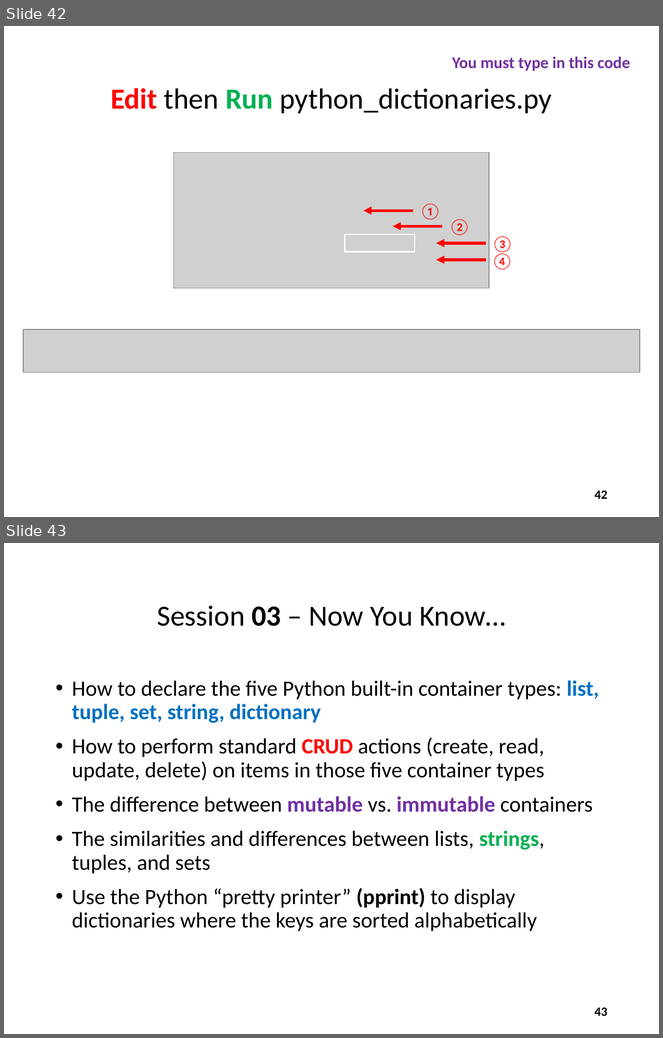
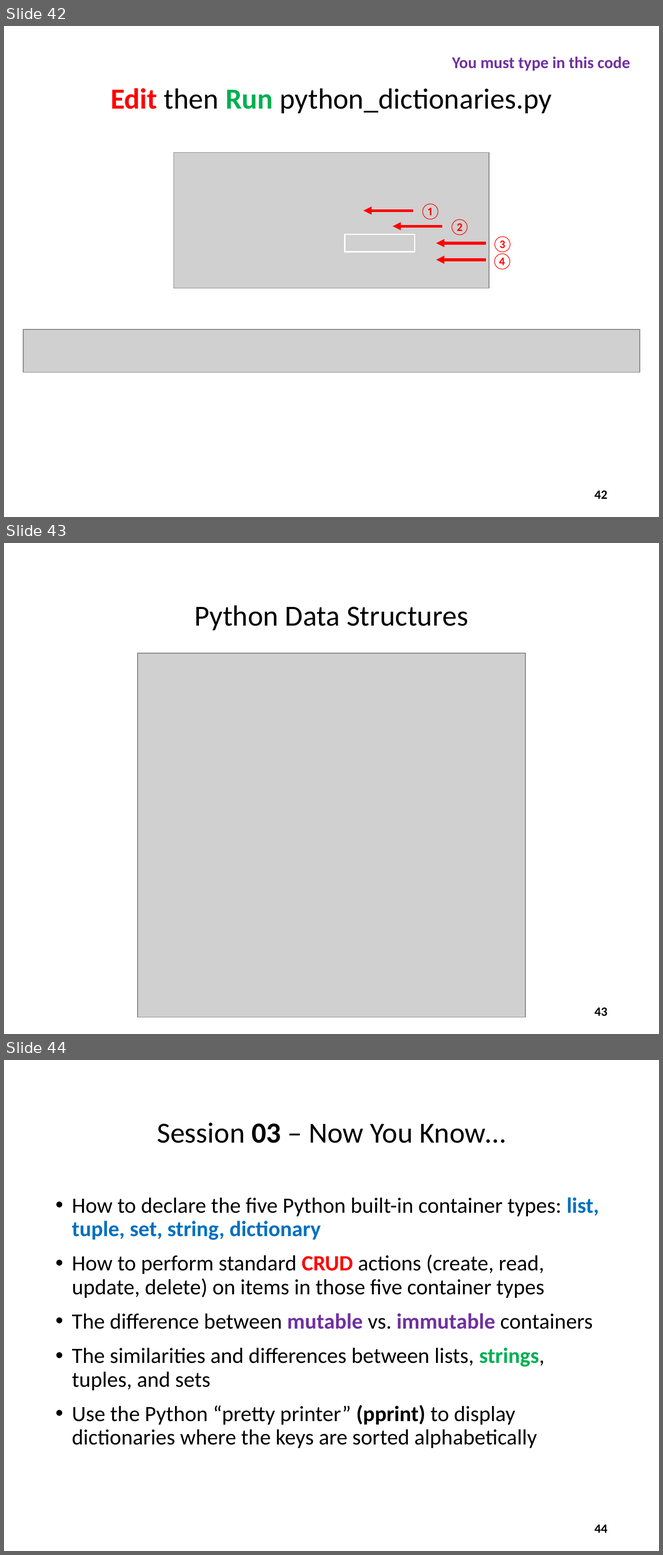
Before and after one commit to dbiersach/scicomp101, a slide deck: Session 03 - Python Container Types/Session 03 - Python Container Types.pptx. Shown one above the other, each under a label of ours: slides 42 and 43 before the commit, slides 42, 43 and 44 after it. The pictures are 663x1038 and 663x1555 pixels, drawn with LibreOffice and Linux fonts; fonts in the diff are those of the drawing; grey boxes stand for pictures. Boxes give left, top, right and bottom in pixels: in the first picture for what was removed or moved away, otherwise in the second. Text is boxed around its words. In the diff, an @@ line names an element or a change of style, - is before the commit and + after.

```diff
--- a/Session 03 - Python Container Types/Session 03 - Python Container Types.pptx
+++ b/Session 03 - Python Container Types/Session 03 - Python Container Types.pptx
@@ slide 43 added at (4,543,659,1034), background #FFFFFF @@
@@ title added at (194,605,468,630), 32 pt, text #000000 @@
+Python Data Structures
@@ picture added at (138,653,526,1017) @@
@@ page number added at (595,1008,608,1016), 14 pt, text #000000, bold @@
+43
@@ what was slide 43 is now slide 44 @@
@@ page number at (595,1525,608,1533): text changed @@
-43
+44
```
Also in this commit, not shown: 2 other files.
